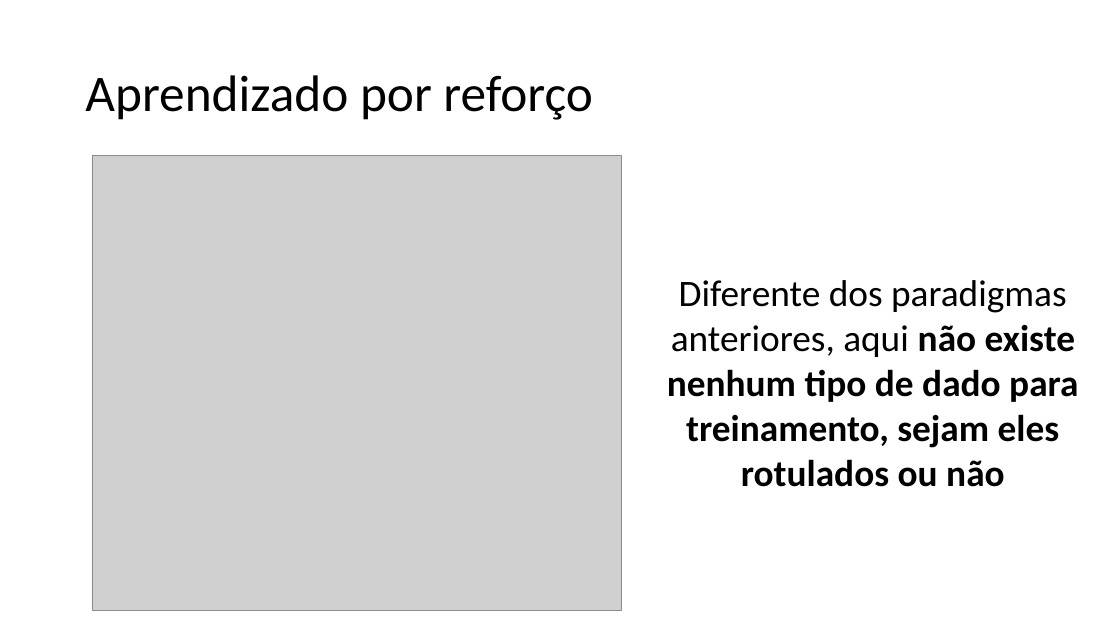
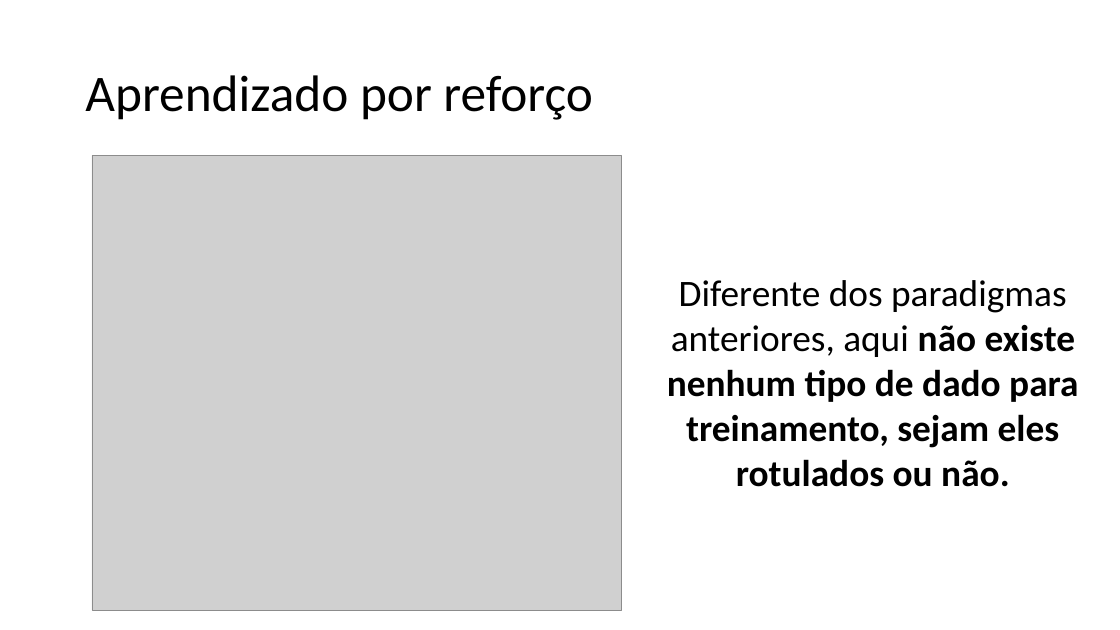
Before and after one commit to zz4fap/c24_inteligencia_artificial, a slide deck: slide 30 of slides/C24_Paradigmas.pptx. Drawn at 1120x630 pixels with LibreOffice and Linux fonts; fonts in the diff are those of the drawing; grey boxes stand for pictures. Boxes give left, top, right and bottom in pixels: in the first picture for what was removed or moved away, otherwise in the second. Text is boxed around its words. In the diff, an @@ line names an element or a change of style, - is before the commit and + after.

Commit message:
update of slides

```diff
--- a/slides/C24_Paradigmas.pptx
+++ b/slides/C24_Paradigmas.pptx
@@ text at <box>667,280,1078,487</box>: text changed @@
-Diferente dos paradigmas anteriores, aqui não existe nenhum tipo de dado para treinamento, sejam eles rotulados ou não
+Diferente dos paradigmas anteriores, aqui não existe nenhum tipo de dado para treinamento, sejam eles rotulados ou não.
```
